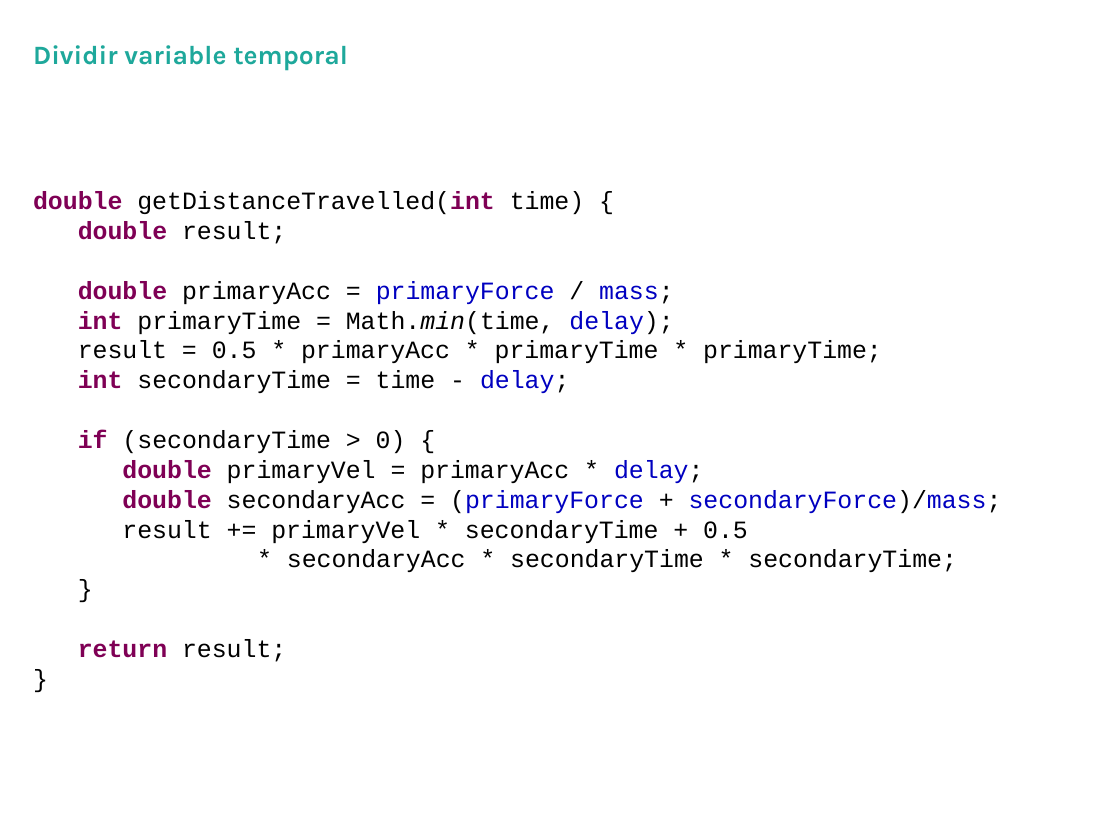
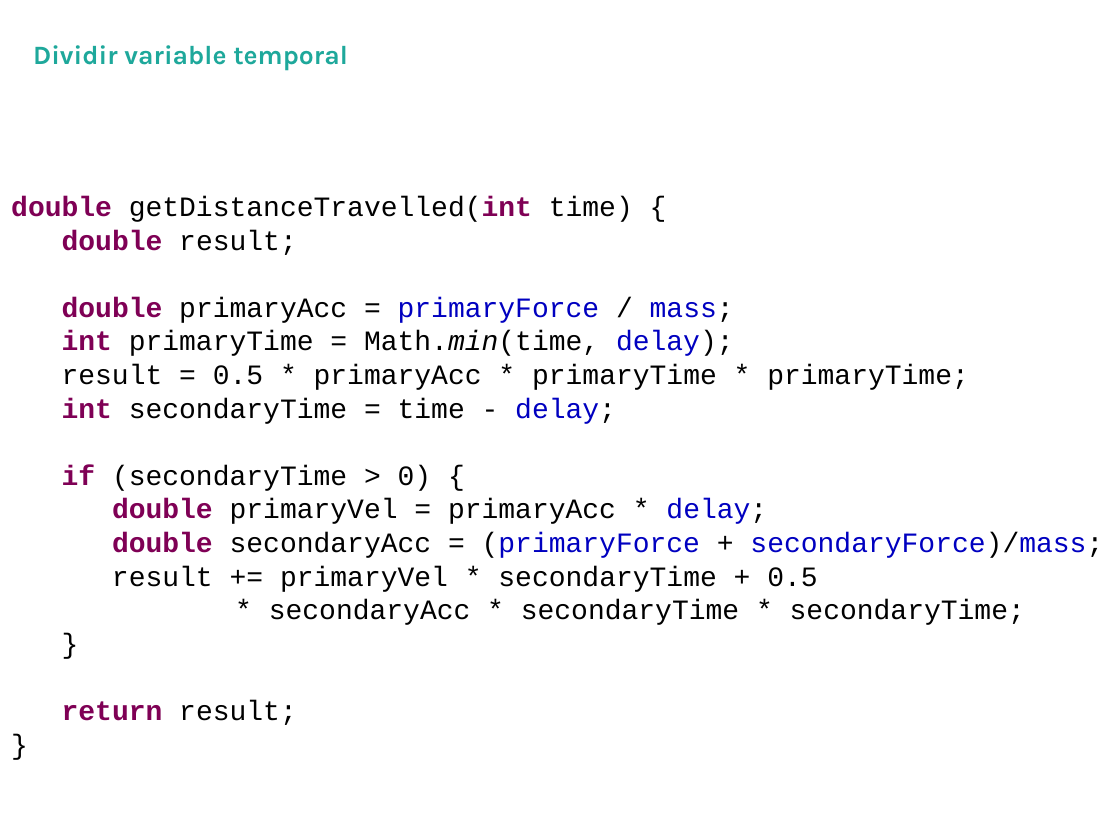
Before and after one commit to hexacta/HexactaLabs-Java, a slide deck: slide 45 of documentacion/HexactaLabs-CleanCode_v1.1.pptx. Drawn at 1120x840 pixels with LibreOffice and Linux fonts; fonts in the diff are those of the drawing; background and template pictures are left out. Boxes give left, top, right and bottom in pixels: in the first picture for what was removed or moved away, otherwise in the second. Text is boxed around its words. In the diff, an @@ line names an element or a change of style, - is before the commit and + after.

```diff
--- a/documentacion/HexactaLabs-CleanCode_v1.1.pptx
+++ b/documentacion/HexactaLabs-CleanCode_v1.1.pptx
@@ text "double getDistanceTravelled(int time) {": place and size @@
-text "double getDistanceTravelled(int time) {" at box(33, 191, 1002, 662)
+text "double getDistanceTravelled(int time) {" at box(11, 196, 1103, 725)
@@ text "double getDistanceTravelled(int time) {" at box(11, 196, 1103, 725): size 16 to 18 pt @@
```
Also in this commit, not shown: 25 other slides changed.
